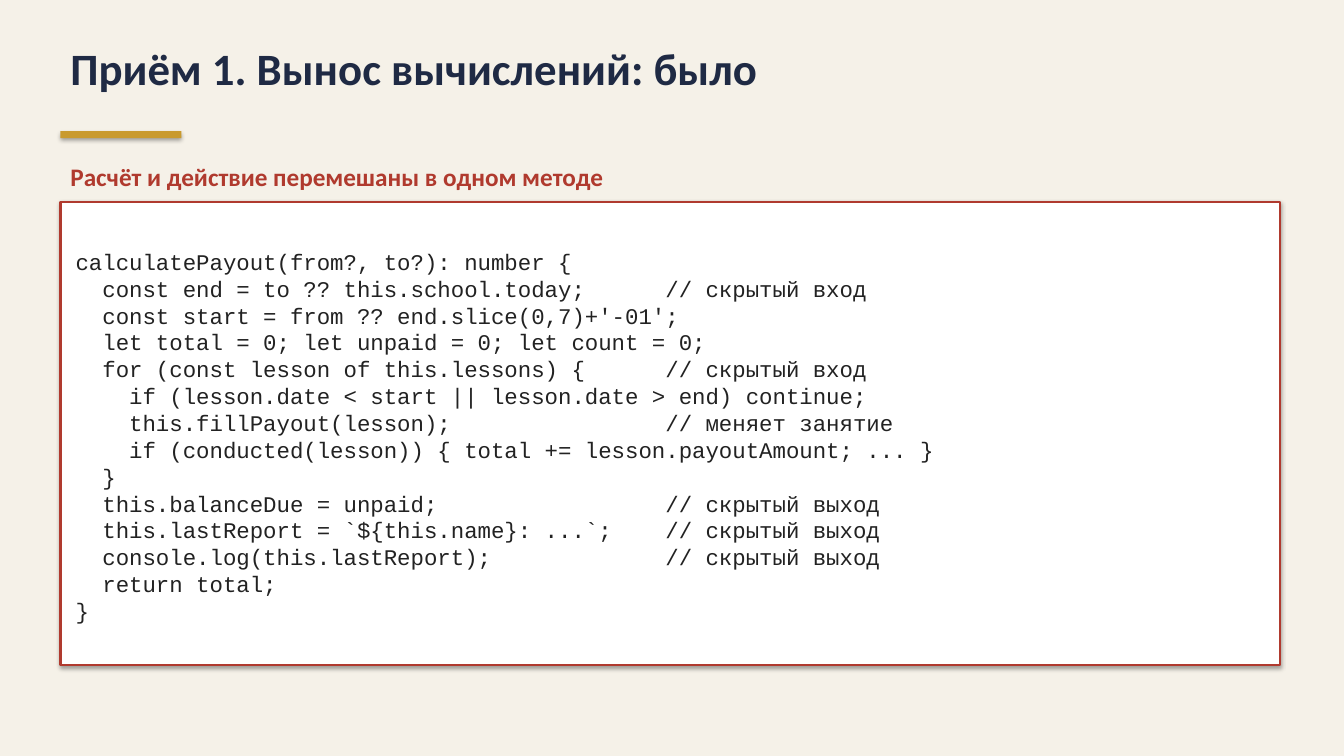
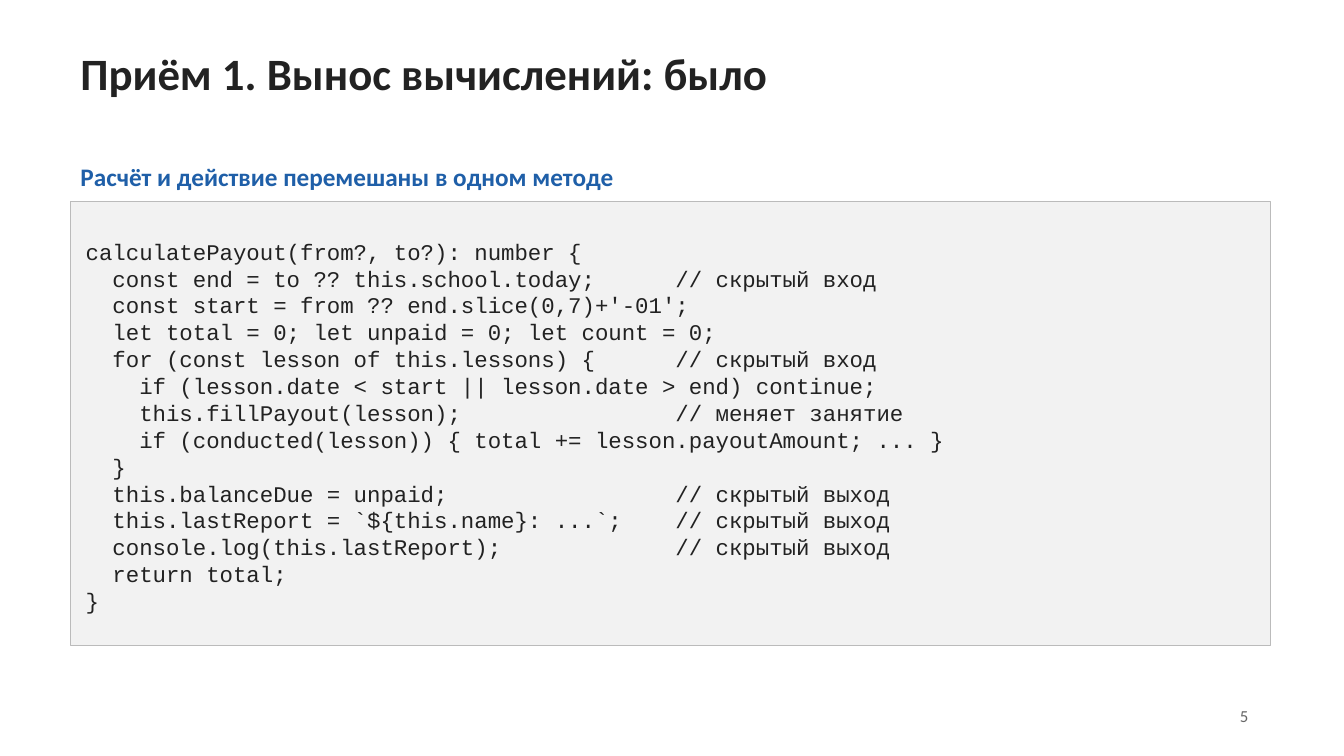
Before and after one commit to Michunchik/school-light, a slide deck: slide 5 of docs/school-light-seminar.pptx. Drawn at 1344x756 pixels with LibreOffice and Linux fonts; fonts in the diff are those of the drawing. Boxes give left, top, right and bottom in pixels: in the first picture for what was removed or moved away, otherwise in the second. Text is boxed around its words. In the diff, an @@ line names an element or a change of style, - is before the commit and + after.

```diff
--- a/docs/school-light-seminar.pptx
+++ b/docs/school-light-seminar.pptx
@@ background #F5F1E8 to #FFFFFF @@
@@ text "Приём 1. Вынос вычислений: было": place and size @@
-text "Приём 1. Вынос вычислений: было" at (70, 54, 757, 92)
+text "Приём 1. Вынос вычислений: было" at (80, 59, 767, 97)
@@ text "Приём 1. Вынос вычислений: было" at (80, 59, 767, 97): text colour #1F2A44 to #222222 @@
@@ rectangle removed at (60, 131, 181, 138) @@
@@ text "Расчёт и действие перемешаны в ...": place and size @@
-text "Расчёт и действие перемешаны в ..." at (70, 169, 603, 190)
+text "Расчёт и действие перемешаны в ..." at (80, 168, 613, 190)
@@ text "Расчёт и действие перемешаны в ..." at (80, 168, 613, 190): text colour #B03A2E to #1F5FA8 @@
@@ rectangle "calculatePayout(from?, to?): number {": place and size @@
-rectangle "calculatePayout(from?, to?): number {" at (60, 202, 1280, 665)
+rectangle "calculatePayout(from?, to?): number {" at (71, 202, 1270, 645)
@@ rectangle "calculatePayout(from?, to?): number {" at (71, 202, 1270, 645): fill #FFFFFF to #F2F2F2; outline #B03A2E 1.5 pt to #BBBBBB 0.75 pt; shadow off @@
@@ text added at (1240, 711, 1248, 722), 12 pt, text #666666 @@
+5
```
Also in this commit, not shown: 9 other slides changed.
